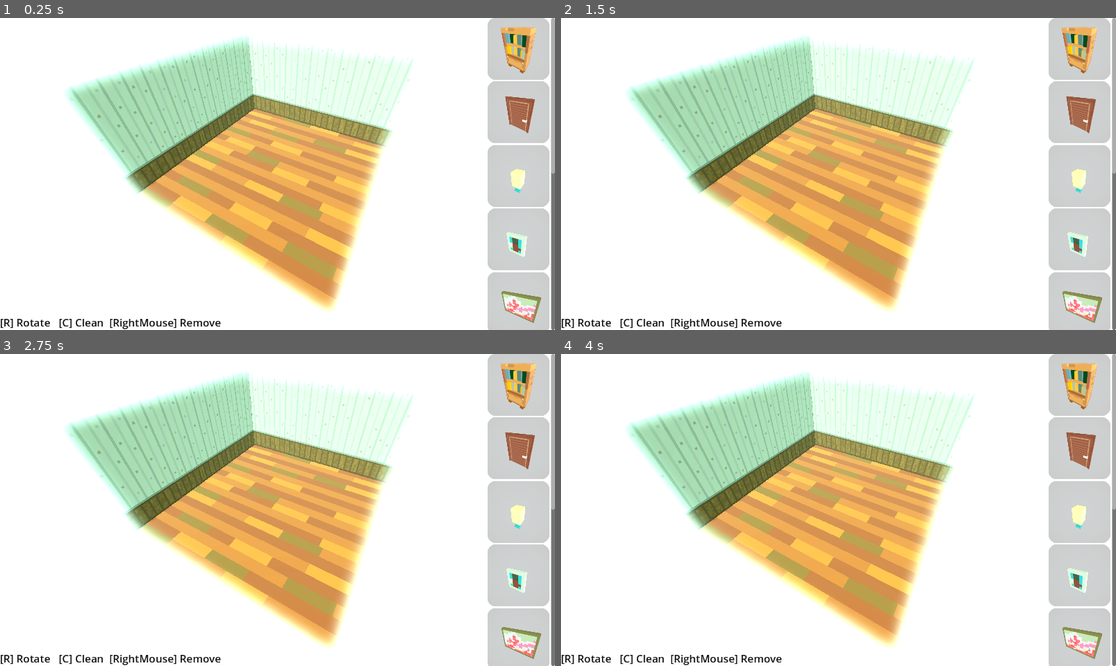
Above: before the commit, frames 1-4 (two rows, left to right).
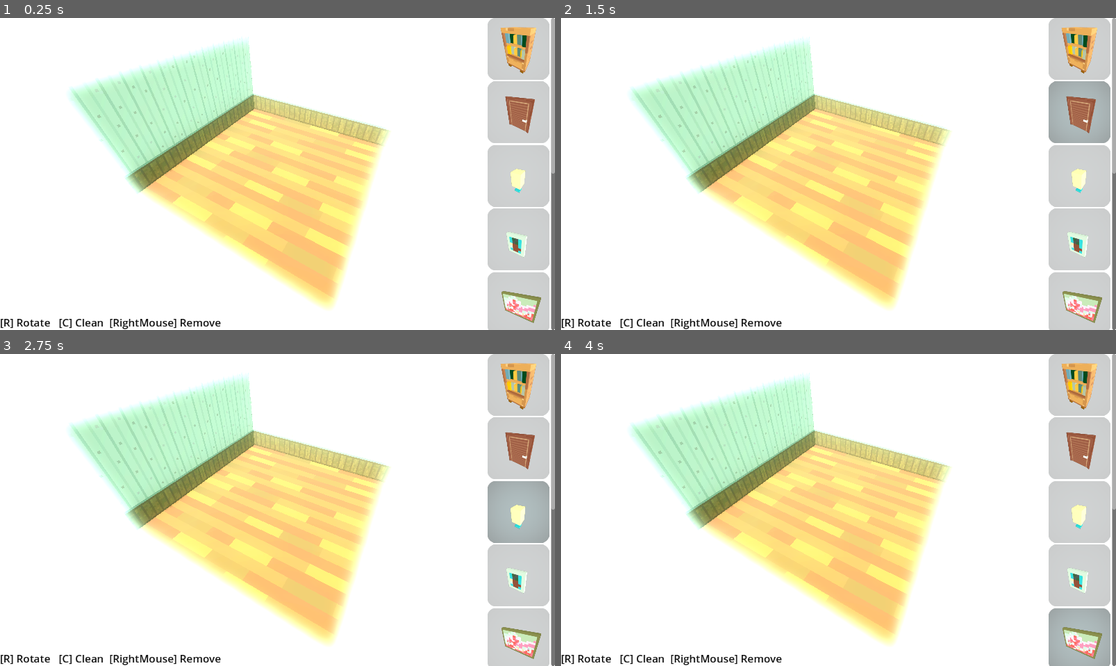
Above: after the commit, the same moments.

Repository: moonaneoc/godot3dLearn
Game: Godot game, scene res://build_system/BuildSystem.tscn
The game is run twice, just before and just after one commit, with the same random seed, the same clock (stepped at 60 frames per second) and the same inputs.
Inputs (mouse positions are in pixels of both pictures, inside the frame that each line leads up to):
- Up to frame 1 (0.25 s): no input
- Up to frame 2 (1.5 s): tap Enter at 0.5 s; drag from (1077, 49) to (894, 105) at 0.52 s; tap Space at 1.25 s; drag from (1077, 111) to (810, 236) at 1.27 s
- Up to frame 3 (2.75 s): tap Enter at 2 s; move the mouse to (516, 513) at 2.02 s; right-click (516, 513) at 2.1 s; click (516, 513) at 2.17 s; tap R (Rotate) at 2.3 s
- Up to frame 4 (4 s): tap Space at 2.75 s; drag from (1077, 575) to (672, 463) at 2.77 s; tap Enter at 3.5 s; drag from (1077, 637) to (866, 510) at 3.52 s

The runs differ from the first frame. In frame 1, 25% of the frame differs, in the area x 12-75%, y 5-94%; in frame 2, 27%; in frame 3, 27%, in the area x 12-99%, y 5-94%; in frame 4, 27%.

Commit message:
build system

Diff:
--- a/build_system/BuildManager.gd
+++ b/build_system/BuildManager.gd
@@ -24,23 +24,13 @@
 var assist_point:MeshInstance3D
 func _ready():
 	assist_point = get_tree().root.get_node("BuildSystem/assist_point")
+
 #	var configDebug = ConfigFile.new()
 #	configDebug.set_value("cabinet", "type_name", "cabinet")
 #	configDebug.set_value("cabinet", "buildable", true)
 #	configDebug.set_value("cabinet", "allow_degree", [0, 90])
 #	configDebug.set_value("cabinet", "auto_rotate", false)
 #	configDebug.set_value("cabinet", "build_on_list", ["floor"])
-#
-#	configDebug.set_value("wood_window", "type_name", "wood_window")
-#	configDebug.set_value("wood_window", "buildable", true)
-#	configDebug.set_value("wood_window", "auto_rotate", true)
-#	configDebug.set_value("wood_window", "build_on_list", ["wall"])
-#
-#	configDebug.set_value("wall", "type_name", "wall")
-#	configDebug.set_value("wall", "buildable_faces", 0b001000)
-#
-#	configDebug.set_value("floor", "type_name", "floor")
-#	configDebug.set_value("floor", "buildable_faces", 0b000010)
 #	configDebug.save("res://build_system/spawnable.cfg")
 
 	SpawnableCfg = CommonTools.loadCfgToDictionary("res://build_system/spawnable.cfg")
@@ -67,48 +57,55 @@
 	loadData()
 
 func _physics_process(delta):
+	if handleInput(): return
+	updateSpanwable()
+
+func handleInput():
 	if Input.is_action_just_pressed("Clean"):
 		for child in BuildingContainer.get_children():
 			child.queue_free()
-		return
+		return true
 
 	if Input.is_action_just_pressed("RightMouseButton"):
 		if CurrentState == State.Building:
 			CurrentSpawnable.queue_free()
 			CurrentState = State.Play
-			return
+			$GUI.active_name = ""
+			return true
 
 		var result = rayToWorld()
 		if !result.is_empty():
 			if(result.collider.type_name != "floor" and result.collider.type_name != "wall"):
 				result.collider.queue_free()
 				$Remove.play()
-#				result.collider.get_node("MeshInstance").get_mas
+				return true
 
-	if CurrentState == State.Building:
-		if Input.is_action_just_pressed("LeftMouseButton") and Buildable:
-			spawnBuilding(CurrentSpawnable.type_name, CurrentSpawnable.transform)
-			$Spawn.play()
-			return
+	if Input.is_action_just_pressed("LeftMouseButton") and CurrentState == State.Building and Buildable:
+		spawnBuilding(CurrentSpawnable.type_name, CurrentSpawnable.transform)
+		$Spawn.play()
+		return
 
-		if Input.is_action_just_pressed("Rotate"):
-			CurrentSpawnable.changeDirection()
+	if Input.is_action_just_pressed("Rotate") && CurrentState == State.Building:
+		CurrentSpawnable.changeDirection()
 
-		CurrentSpawnable.visible = false
-		Buildable = false
-		var result = rayToWorld()
-		if !result.is_empty():
-			autoFixOrigin(CurrentSpawnable, result.position, result.normal)
-			CurrentSpawnable.autoFixRotation(result.collider)
-			match CurrentSpawnable.checkSpawnable(result.collider, result.normal):
-				0:
-					assist_point.transform.origin = CurrentSpawnable.transform.origin
-					CurrentSpawnable.visible = true
-					Buildable = true
-					CurrentSpawnable.get_node("MeshInstance").set("instance_shader_parameters/instance_color", COLOR_ABLE)
-				1:
-					CurrentSpawnable.visible = true
-					CurrentSpawnable.get_node("MeshInstance").set("instance_shader_parameters/instance_color", COLOR_DISABLE)
+func updateSpanwable():
+	if CurrentState != State.Building: return
+
+	CurrentSpawnable.visible = false
+	Buildable = false
+	var result = rayToWorld()
+	if !result.is_empty():
+		autoFixOrigin(CurrentSpawnable, result.position, result.normal)
+		CurrentSpawnable.autoFixRotation(result.collider)
+		match CurrentSpawnable.checkSpawnable(result.collider, result.normal):
+			0:
+				assist_point.transform.origin = CurrentSpawnable.transform.origin
+				CurrentSpawnable.visible = true
+				Buildable = true
+				CurrentSpawnable.get_node("MeshInstance").set("instance_shader_parameters/instance_color", COLOR_ABLE)
+			1:
+				CurrentSpawnable.visible = true
+				CurrentSpawnable.get_node("MeshInstance").set("instance_shader_parameters/instance_color", COLOR_DISABLE)
 
 func rayToWorld():
 	var camera = get_viewport().get_camera_3d()
@@ -161,6 +158,7 @@
 		CurrentSpawnable.queue_free()
 		if type_name == CurrentSpawnable.type_name:
 			CurrentState = State.Play
+			$GUI.active_name = ""
 			return
 
 	CurrentState = State.Building
@@ -176,6 +174,7 @@
 	for ray in CurrentSpawnable.get_node("CollisionShape").get_children():
 		ray.enabled = true
 	add_child(CurrentSpawnable)
+	$GUI.active_name = type_name
 
 func _on_building_container_child_entered_tree(node):
 	saveData()
--- a/build_system/BuildSystem.tscn
+++ b/build_system/BuildSystem.tscn
@@ -22,9 +22,14 @@
 tonemap_mode = 2
 ssr_max_steps = 512
 ssil_enabled = true
+sdfgi_enabled = true
+sdfgi_read_sky_light = false
+sdfgi_normal_bias = 30.0
 glow_enabled = true
+glow_strength = 0.69
+glow_bloom = 0.47
 fog_enabled = true
-fog_light_color = Color(0.466667, 0.568627, 0.564706, 1)
+fog_light_color = Color(0.384314, 0.482353, 0.478431, 1)
 fog_light_energy = 0.37
 fog_density = 0.02
 volumetric_fog_albedo = Color(0.607843, 0.843137, 0.960784, 1)
@@ -50,7 +55,7 @@
 script = ExtResource("2_6sqvt")
 
 [node name="DirectionalLight3D" type="DirectionalLight3D" parent="."]
-transform = Transform3D(0.708096, -0.654685, 0.264551, 0.36449, 0.659773, 0.65715, -0.60477, -0.368899, 0.705809, 0, 8.39534, 0)
+transform = Transform3D(0.781525, -0.600445, 0.169367, 0.36449, 0.659773, 0.65715, -0.506326, -0.451847, 0.734485, 0, 8.39534, 0)
 light_energy = 0.8
 shadow_enabled = true
 shadow_opacity = 0.6
--- a/build_system/GUI/GUI.gd
+++ b/build_system/GUI/GUI.gd
@@ -8,6 +8,14 @@
 
 @onready var container = $BoxContainer
 @onready var GuiItem: PackedScene = ResourceLoader.load("res://build_system/GUI/GUI_item.tscn")
+
+var active_name: String = "":
+	set(val):
+		for item in container.get_children():
+			if item.type_name == val:
+				item.texture = load("res://build_system/assets/icons/item_bg_selected.png")
+			else:
+				item.texture = load("res://build_system/assets/icons/item_bg.png")
 
 func loadIcon(type_name):
 	var icon = ResourceLoader.load(ICON_PATH + type_name + ".png")
--- a/build_system/GUI/GUI_item.gd
+++ b/build_system/GUI/GUI_item.gd
@@ -10,7 +10,6 @@
 	if event is InputEventMouseButton and event.button_index == MOUSE_BUTTON_LEFT and event.pressed:
 		build_item_click.emit(type_name)
 
-
 func _on_mouse_entered():
 	build_item_mouse_entered.emit(type_name)
 
--- a/icon_creator/draw_icon_bg.gd
+++ b/icon_creator/draw_icon_bg.gd
@@ -1,6 +1,6 @@
 extends SubViewport
 
-var filename = "item_bg"
+var filename = "item_bg_selected"
 
 func _ready():
 		size = Vector2(128, 128)
--- a/icon_creator/draw_icon_bg.tscn
+++ b/icon_creator/draw_icon_bg.tscn
@@ -6,7 +6,7 @@
 
 [sub_resource type="ShaderMaterial" id="ShaderMaterial_olvfo"]
 shader = ExtResource("1_sqcld")
-shader_parameter/center_color = Color(0.772549, 0.984314, 1, 0.227451)
+shader_parameter/center_color = Color(0.77, 0.98, 1, 0.5)
 shader_parameter/edge_color = Color(0, 0, 0, 1)
 
 [node name="Node2D" type="Node2D"]
@@ -18,8 +18,3 @@
 material = SubResource("ShaderMaterial_olvfo")
 position = Vector2(64, 64)
 texture = ExtResource("2_kt8vl")
-
-[node name="Icon2" type="Sprite2D" parent="."]
-material = SubResource("ShaderMaterial_olvfo")
-position = Vector2(64, 64)
-texture = ExtResource("2_kt8vl")
Binary file added: build_system/assets/icons/item_bg_selected.png
Not shown, added: build_system/assets/icons/item_bg_selected.png.import
